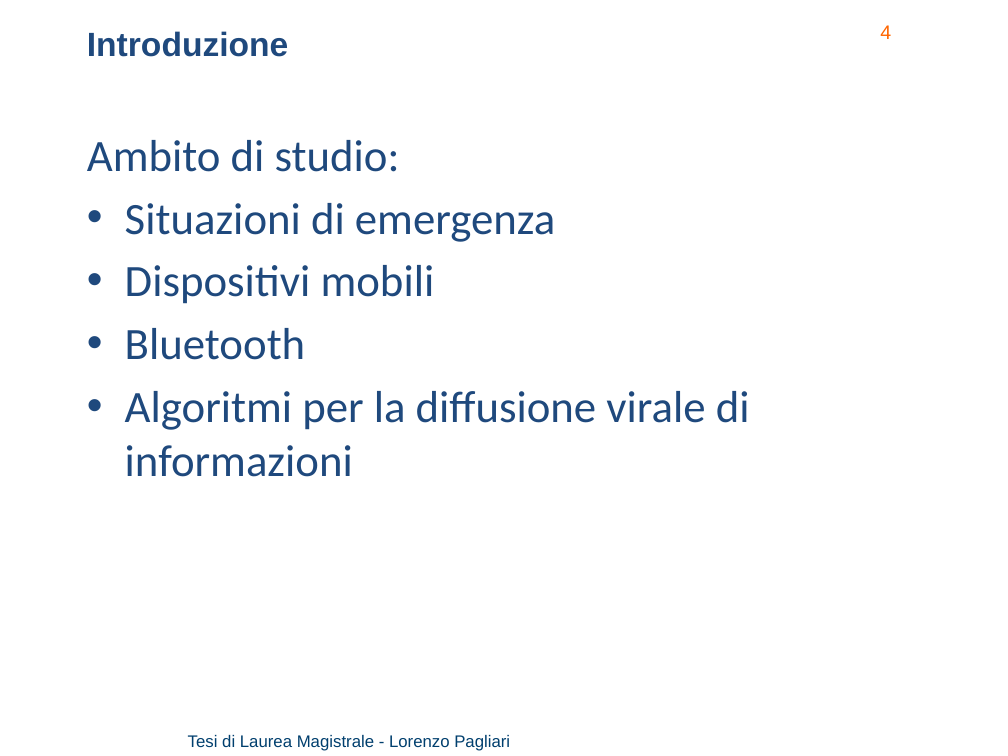
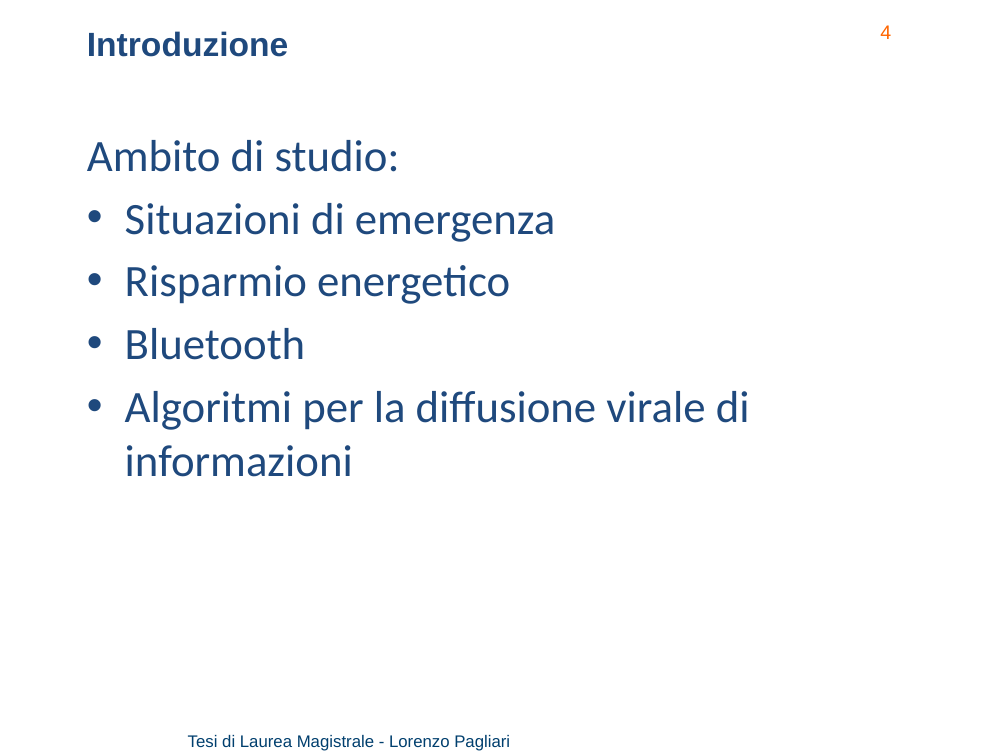
Before and after one commit to lorenzo-pagliari/Tesi, a slide deck: slide 4 of presentazione/Pagliari Lorenzo - presentazione_v2.pptx. Drawn at 1008x756 pixels with LibreOffice and Linux fonts; fonts in the diff are those of the drawing; background and template pictures are left out. Boxes give left, top, right and bottom in pixels: in the first picture for what was removed or moved away, otherwise in the second. Text is boxed around its words. In the diff, an @@ line names an element or a change of style, - is before the commit and + after.

```diff
--- a/presentazione/Pagliari Lorenzo - presentazione_v2.pptx
+++ b/presentazione/Pagliari Lorenzo - presentazione_v2.pptx
@@ text at (125,265,510,304): text changed @@
-• Dispositivi mobili
+• Risparmio energetico
```
Also in this commit, not shown: 9 other slides changed, 4 slides added, 2 other files.
